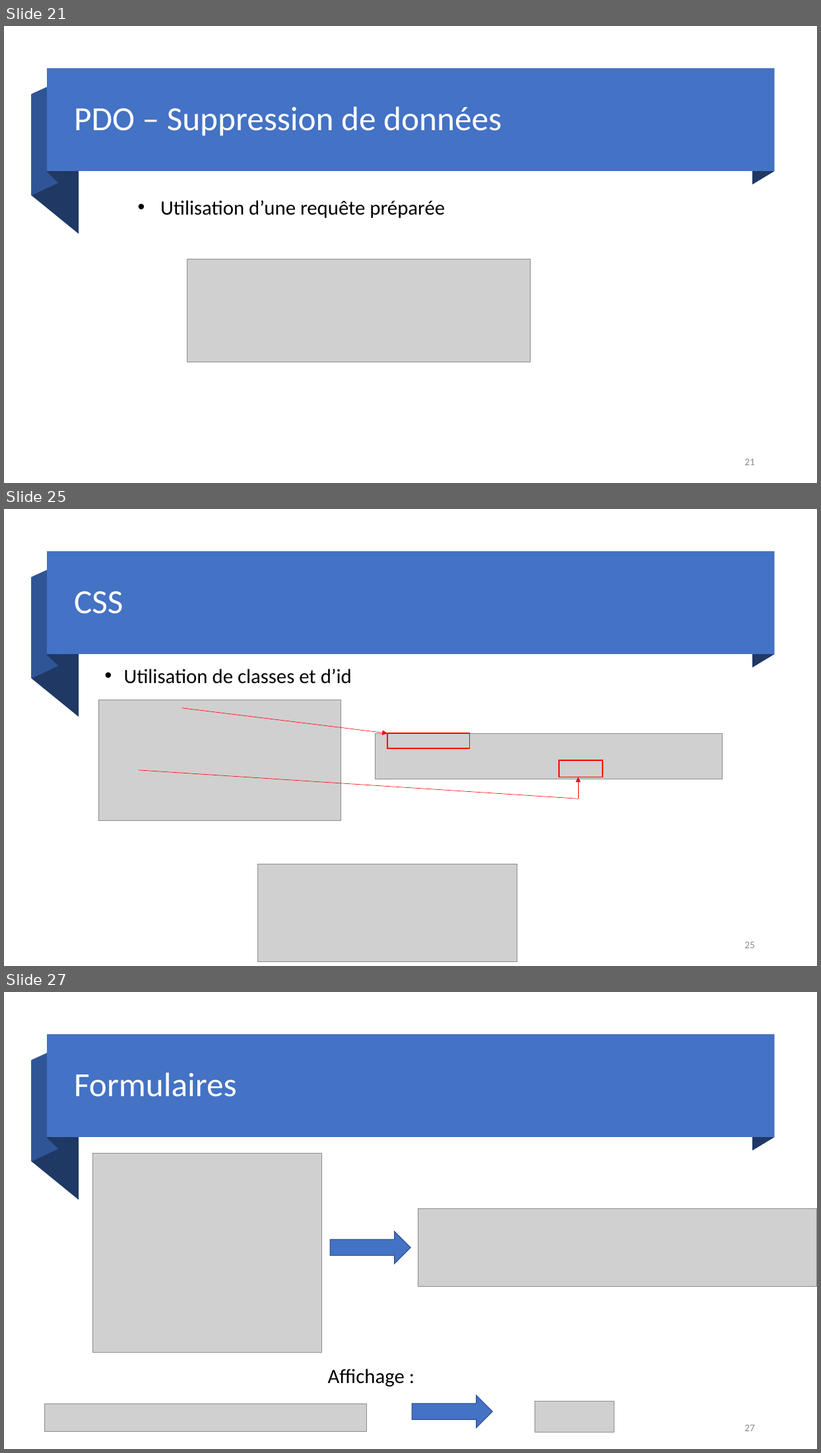
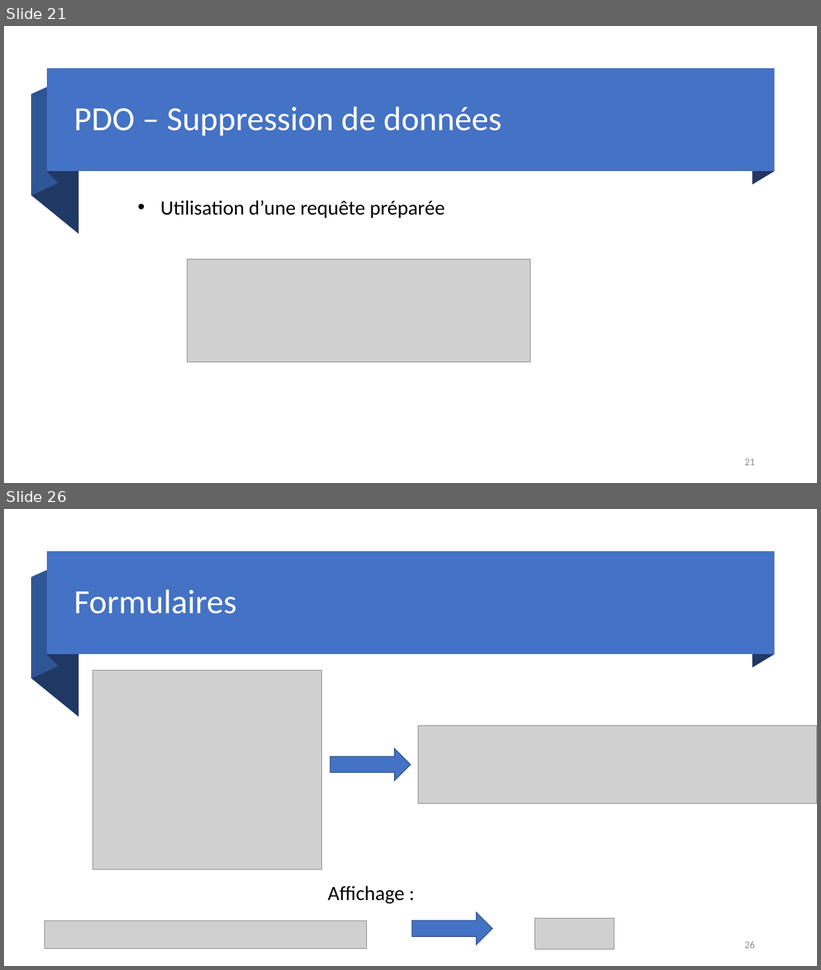
Before and after one commit to DylanMielot/FormationFormateur, a slide deck: Formation de formateur.pptx. Shown one above the other, each under a label of ours: slides 21, 25 and 27 before the commit, slides 21 and 26 after it; the slides between them are not shown. The pictures are 821x1453 and 821x970 pixels, drawn with LibreOffice and Linux fonts; fonts in the diff are those of the drawing; grey boxes stand for pictures. Boxes give left, top, right and bottom in pixels: in the first picture for what was removed or moved away, otherwise in the second. Text is boxed around its words. In the diff, an @@ line names an element or a change of style, - is before the commit and + after.

```diff
--- a/Formation de formateur.pptx
+++ b/Formation de formateur.pptx
@@ slide 25 removed at bbox=[4, 509, 817, 966], background #FFFFFF @@
@@ freeform shape removed at bbox=[32, 565, 58, 679] @@
@@ rectangle removed at bbox=[47, 552, 774, 655] @@
@@ freeform shape removed at bbox=[48, 552, 58, 666] @@
@@ freeform shape removed at bbox=[752, 552, 774, 668] @@
@@ freeform shape removed at bbox=[32, 578, 79, 717] @@
@@ title removed at bbox=[74, 591, 123, 614] @@
-CSS
@@ text removed at bbox=[124, 669, 352, 684] @@
-• Utilisation de classes et d’id
@@ picture removed at bbox=[98, 700, 341, 821] @@
@@ arrow removed from (182, 708) to (387, 733) @@
@@ picture removed at bbox=[376, 733, 723, 779] @@
@@ rectangle removed at bbox=[387, 733, 470, 749] @@
@@ rectangle removed at bbox=[559, 760, 603, 777] @@
@@ line removed from (138, 770) to (579, 799) @@
@@ arrow removed from (579, 799) to (579, 778) @@
@@ picture removed at bbox=[257, 864, 517, 962] @@
@@ page number removed at bbox=[745, 942, 755, 949] @@
-25
@@ what was slide 27 is now slide 26 @@
@@ page number at bbox=[745, 941, 755, 949]: text changed @@
-27
+26
```
Also in this commit, not shown: 14 slides changed, 1 slide added, 1 other slide removed, 1 other file.
